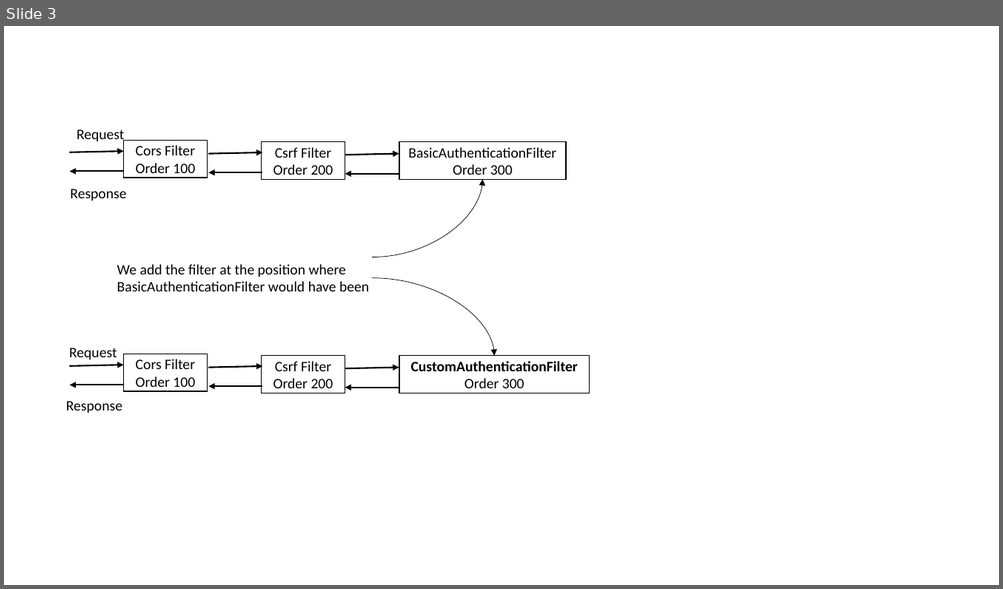
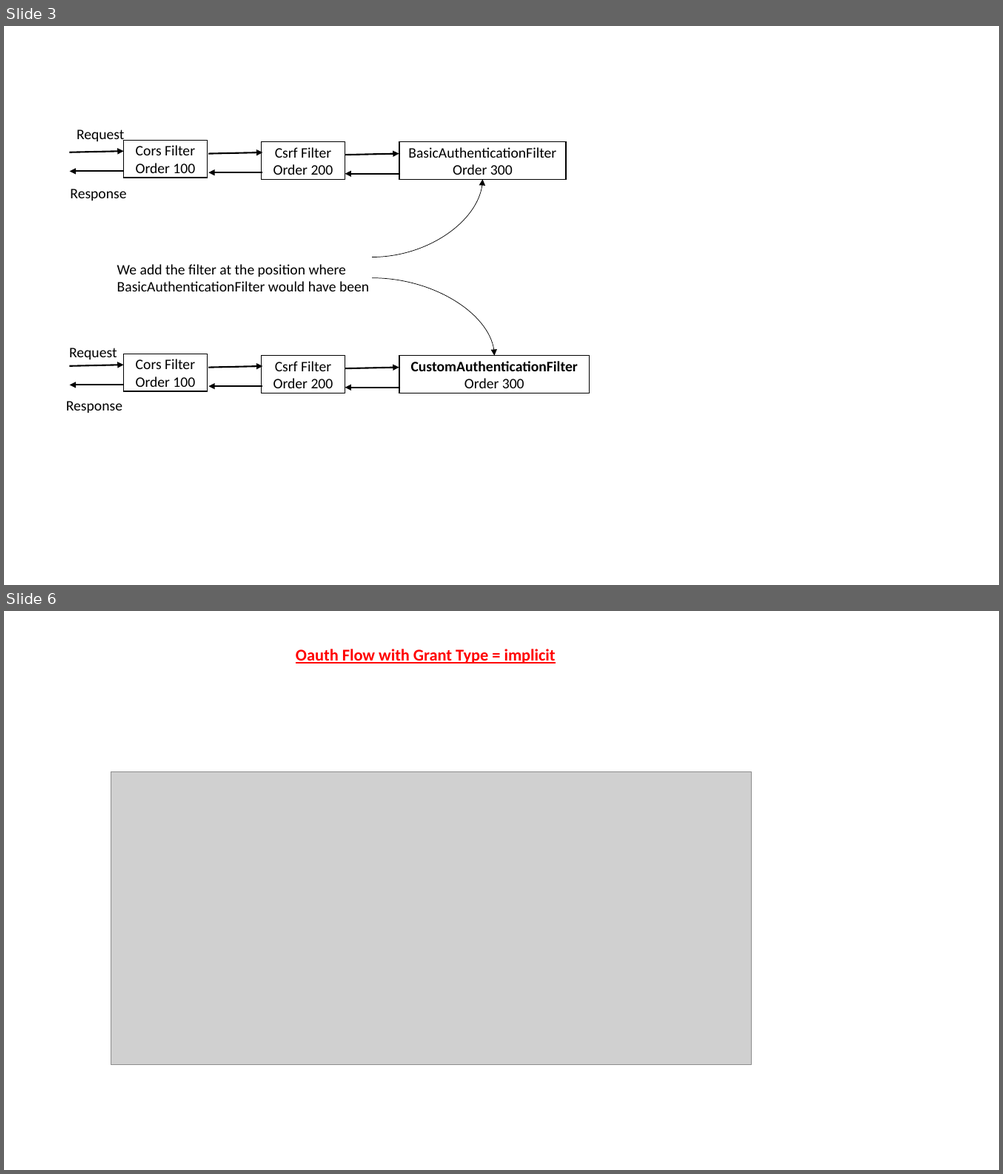
Before and after one commit to bsah790/Spring-Security, a slide deck: spring-security.pptx. Shown one above the other, each under a label of ours: slide 3 before the commit, slides 3 and 6 after it; the slides between them are not shown. The pictures are 1003x589 and 1003x1174 pixels, drawn with LibreOffice and Linux fonts; fonts in the diff are those of the drawing; grey boxes stand for pictures. Boxes give left, top, right and bottom in pixels: in the first picture for what was removed or moved away, otherwise in the second. Text is boxed around its words. In the diff, an @@ line names an element or a change of style, - is before the commit and + after.

```diff
--- a/spring-security.pptx
+++ b/spring-security.pptx
@@ slide 6 added at (4, 611, 999, 1170), background #FFFFFF @@
@@ text added at (296, 649, 555, 664), 16 pt, text #FF0000, bold, underline @@
+Oauth Flow with Grant Type = implicit
@@ picture added at (111, 772, 751, 1065) @@
```
Also in this commit, not shown: 4 other slides added.
